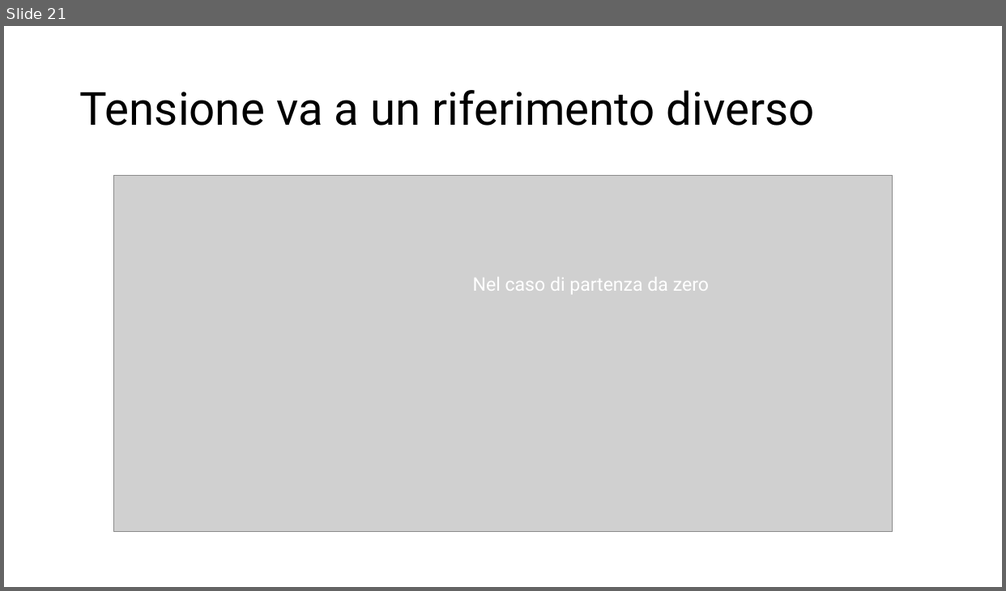
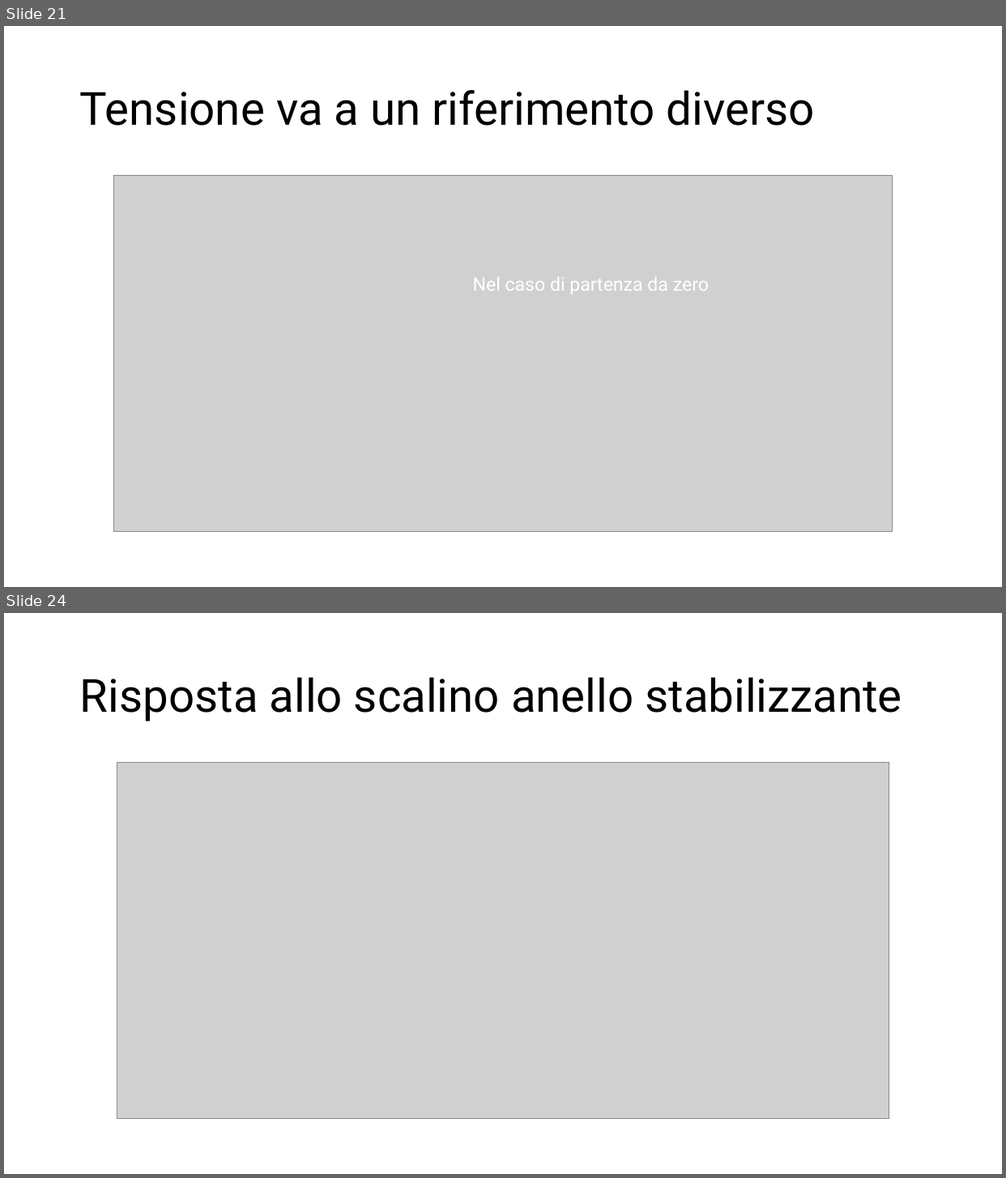
Before and after one commit to RiccardoOrlandi/Automation-Lab, a slide deck: Poli per caso/midterm presentazione/Controllo in cascata chiaro.pptx. Shown one above the other, each under a label of ours: slide 21 before the commit, slides 21 and 24 after it; the slides between them are not shown. The pictures are 1006x591 and 1006x1178 pixels, drawn with LibreOffice and Linux fonts; fonts in the diff are those of the drawing; grey boxes stand for pictures. Boxes give left, top, right and bottom in pixels: in the first picture for what was removed or moved away, otherwise in the second. Text is boxed around its words. In the diff, an @@ line names an element or a change of style, - is before the commit and + after.

```diff
--- a/Poli per caso/midterm presentazione/Controllo in cascata chiaro.pptx
+++ b/Poli per caso/midterm presentazione/Controllo in cascata chiaro.pptx
@@ slide 24 added at [4, 613, 1002, 1174], background #FFFFFF @@
@@ title added at [80, 677, 901, 722], 44 pt, text #000000 @@
+Risposta allo scalino anello stabilizzante
@@ picture added at [117, 763, 889, 1119] @@
```
Also in this commit, not shown: 5 other slides added, 1 slide removed, 3 other files.
